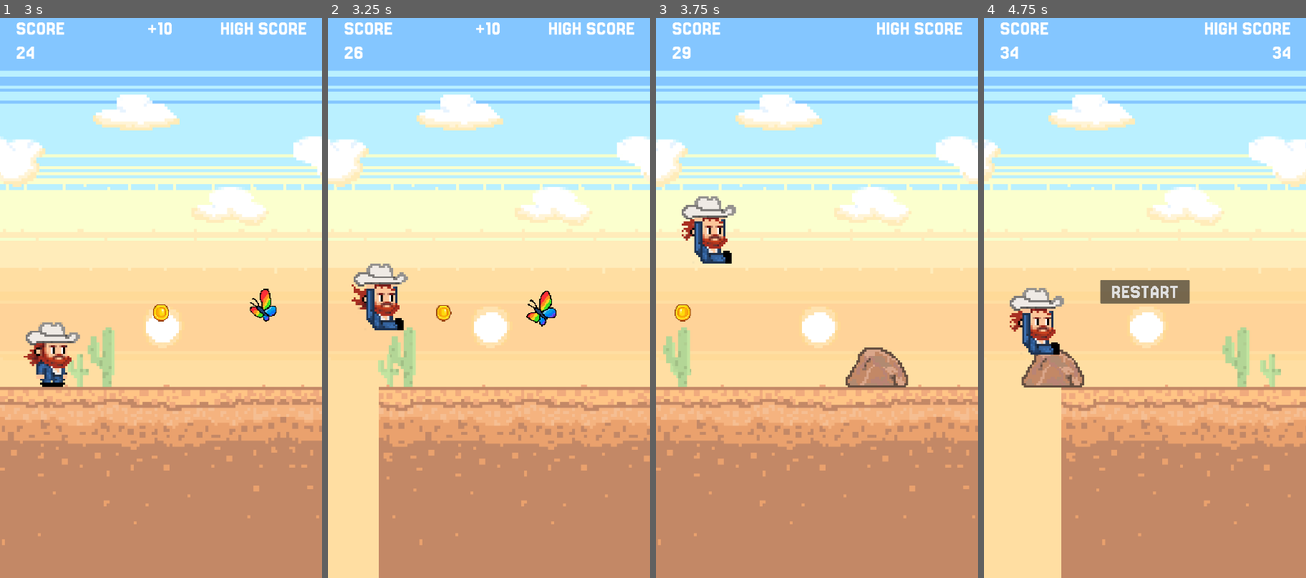
Above: before the commit, frames 1-4 (left to right).
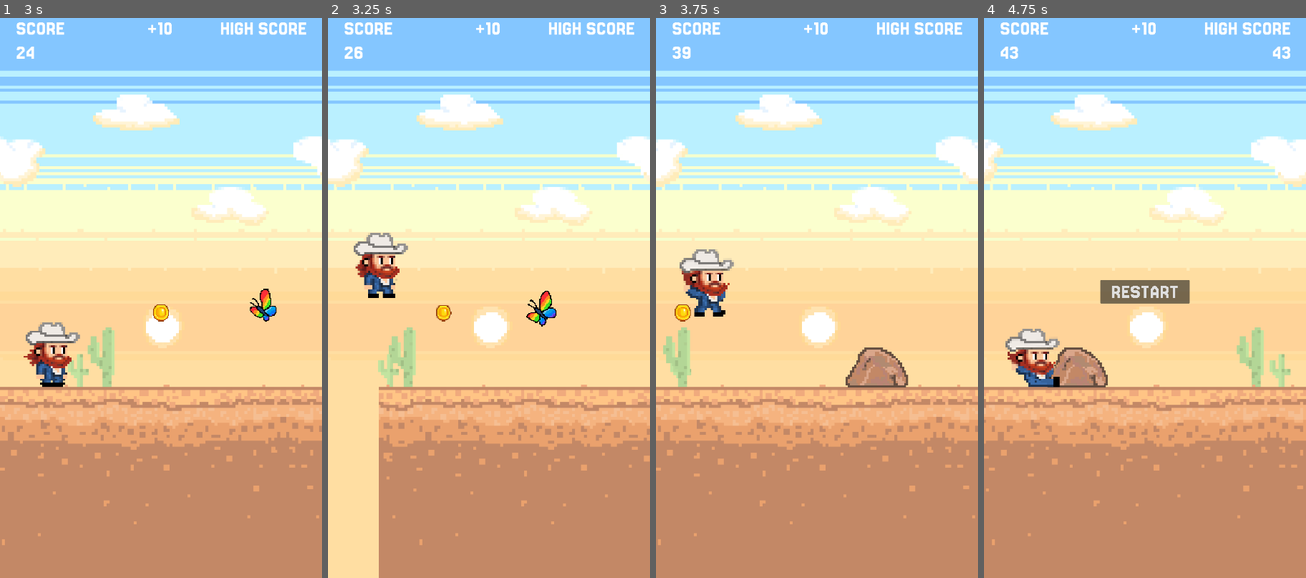
Above: after the commit, the same moments.

Repository: rgomezp/cowboy-game
Game: Godot game, scene res://scenes/main.tscn
The game is run twice, just before and just after one commit, with the same random seed, the same clock (stepped at 60 frames per second) and the same inputs.
Inputs:
- Up to frame 1 (3 s): tap Enter (ui_accept) at 0.5, 0.77, 1.52 s; hold Down (ui_down) 2.03-2.78 s
- Up to frame 2 (3.25 s): tap Enter (ui_accept) at 3.02 s
- Up to frame 3 (3.75 s): no input
- Up to frame 4 (4.75 s): tap Enter (ui_accept) at 3.77, 4.52 s; hold Down (ui_down) from 4.28 s (still down)

Frame 1 is identical in both runs. In frame 2, 2.0% of the frame differs, in the area x 7-25%, y 38-56%; in frame 3, 2.4%; in frame 4, 16%, in the area x 0-100%, y 0-100%.

Commit message:
Adds special event ground
Introduces a dedicated ground node for special events.
This ensures that special event objects, such as flags, are rendered behind the main ground, improving visual layering.
Special event manager now uses the added "SpecialGround" node to organize special event objects.

Diff:
--- a/scenes/SpecialEventManager.gd
+++ b/scenes/SpecialEventManager.gd
@@ -6,6 +6,7 @@
 var special_scenes: Array[PackedScene] = []
 var screen_size: Vector2i
 var ground_sprite: Sprite2D
+var special_ground: Node  # Reference to the special ground node
 
 # Timing variables
 var time_since_last_event: float = 0.0
@@ -19,10 +20,11 @@
 
 var current_special: Node2D = null
 
-func initialize(special_scenes: Array[PackedScene], screen_size: Vector2i, ground_sprite: Sprite2D):
+func initialize(special_scenes: Array[PackedScene], screen_size: Vector2i, ground_sprite: Sprite2D, special_ground: Node):
 	self.special_scenes = special_scenes
 	self.screen_size = screen_size
 	self.ground_sprite = ground_sprite
+	self.special_ground = special_ground
 	schedule_next_event()
 
 func reset():
@@ -97,11 +99,9 @@
 	var spawn_x = camera_x + screen_size.x + 100
 
 	current_special.position = Vector2(spawn_x, spawn_y)
-	# Set z_index lower than ground so flags appear behind it
-	current_special.z_index = -1
 
-	# Add to scene tree first so get_tree() works
-	add_child(current_special)
+	# Add to special ground node (which is behind main ground in scene hierarchy)
+	special_ground.add_child(current_special)
 
 	# Initialize the special flag script if it exists (after adding to tree)
 	if current_special.has_method("initialize"):
--- a/scenes/main.gd
+++ b/scenes/main.gd
@@ -118,7 +118,7 @@
 	special_event_manager.special_event_started.connect(_on_special_event_started)
 	special_event_manager.special_event_ended.connect(_on_special_event_ended)
 	var special_types: Array[PackedScene] = [texas_flag_scene, us_flag_scene]
-	special_event_manager.initialize(special_types, screen_size, ground_sprite)
+	special_event_manager.initialize(special_types, screen_size, ground_sprite, $SpecialGround)
 
 func new_game():
 	# Reset managers
--- a/scenes/main.tscn
+++ b/scenes/main.tscn
@@ -1,7 +1,8 @@
-[gd_scene load_steps=7 format=3 uid="uid://dr27swiw8tr53"]
+[gd_scene load_steps=8 format=3 uid="uid://dr27swiw8tr53"]
 
 [ext_resource type="PackedScene" uid="uid://dm0p5nld2v1jj" path="res://scenes/parallax_background.tscn" id="1_0wfyh"]
 [ext_resource type="Script" uid="uid://b5b5emo3780tp" path="res://scenes/main.gd" id="1_jyhfs"]
+[ext_resource type="PackedScene" uid="uid://b8k9m2n4p6q8r" path="res://scenes/special_ground.tscn" id="2_special"]
 [ext_resource type="PackedScene" uid="uid://ck2xe8w3oq45s" path="res://scenes/ground.tscn" id="2_sugp2"]
 [ext_resource type="PackedScene" uid="uid://b5p5uoo5ric43" path="res://scenes/player.tscn" id="3_sugp2"]
 [ext_resource type="PackedScene" uid="uid://cqrgcmewur2n5" path="res://scenes/HUD.tscn" id="5_tbgi4"]
@@ -11,6 +12,8 @@
 script = ExtResource("1_jyhfs")
 
 [node name="ParallaxBackground" parent="." instance=ExtResource("1_0wfyh")]
+
+[node name="SpecialGround" parent="." instance=ExtResource("2_special")]
 
 [node name="Ground" parent="." instance=ExtResource("2_sugp2")]
 
--- /dev/null
+++ b/scenes/special_ground.tscn
@@ -0,0 +1,10 @@
+[gd_scene load_steps=2 format=3 uid="uid://b8lam2n4p6q8r"]
+
+[sub_resource type="RectangleShape2D" id="RectangleShape2D_special"]
+size = Vector2(2164, 640)
+
+[node name="SpecialGround" type="StaticBody2D"]
+
+[node name="CollisionShape2D" type="CollisionShape2D" parent="."]
+position = Vector2(1082, 1600)
+shape = SubResource("RectangleShape2D_special")
